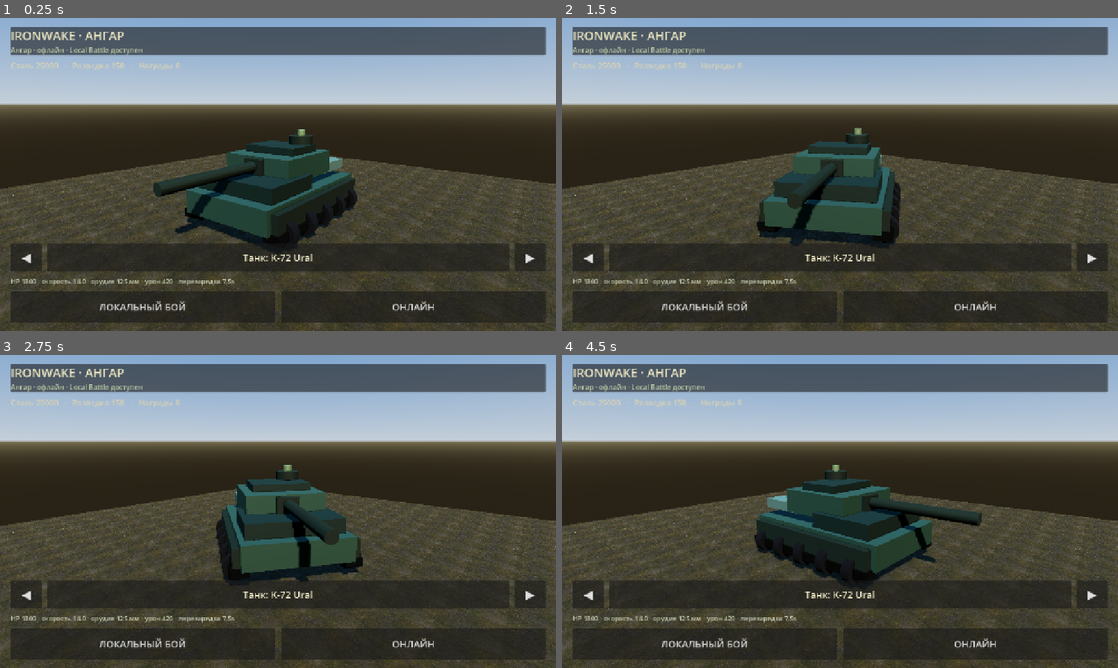
Above: before the commit, frames 1-4 (two rows, left to right).
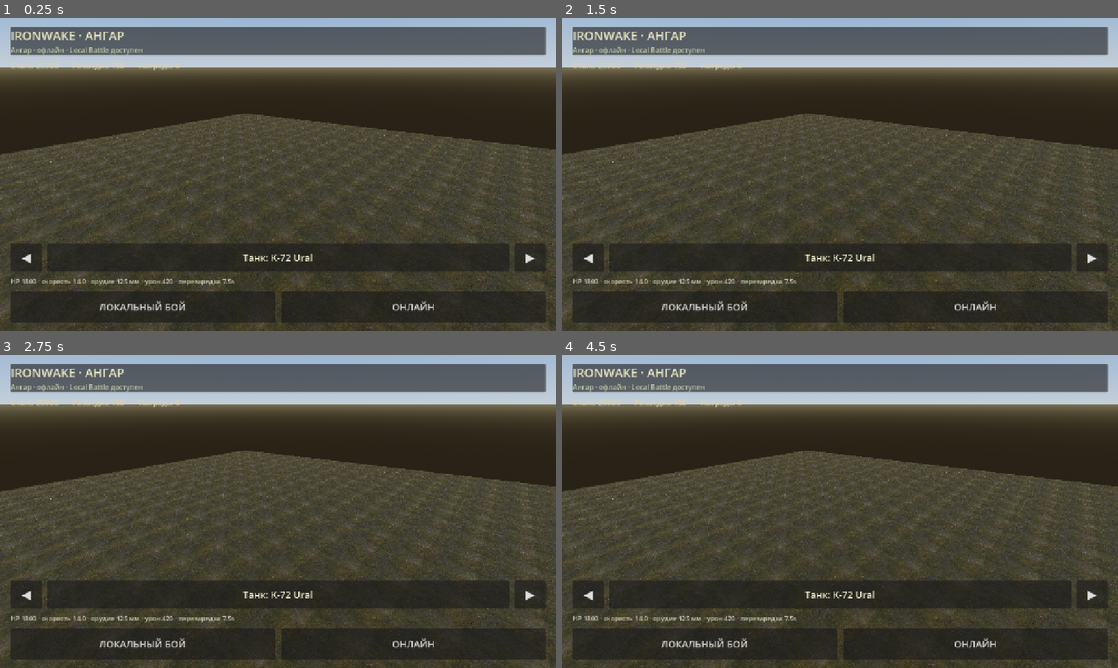
Above: after the commit, the same moments.

Repository: ivanivorontsov-sudo/ironwake-android
Game: Godot game, scene res://scenes/hangar.tscn
Two runs of this game, one before a commit and one after it. Both use one fixed random seed, a clock stepped at 60 frames per second and the inputs below.
Inputs (mouse positions are in pixels of both pictures, inside the frame that each line leads up to):
- Up to frame 1 (0.25 s): no input
- Up to frame 2 (1.5 s): move the mouse to (962, 158) at 0.52 s; hold D (steer_right) 0.53-1.25 s; tap V (camera_toggle) at 0.6 s; click (962, 158) at 0.67 s; drag from (728, 190) to (812, 237) at 1.27 s
- Up to frame 3 (2.75 s): move the mouse to (333, 442) at 2.02 s; hold D (steer_right) from 2.03 s (still down); tap V (camera_toggle) at 2.1 s
- Up to frame 4 (4.5 s): release D (steer_right) at 2.75 s; drag from (812, 574) to (673, 464) at 2.77 s; move the mouse to (1006, 558) at 3.52 s; hold A (steer_left) 3.53-4.25 s; tap V (camera_toggle) at 3.6 s; drag from (673, 464) to (756, 433) at 4.27 s

The runs differ from the first frame. In frame 1, 41% of the frame differs, in the area x 0-100%, y 0-100%; in frame 2, 39%; in frame 3, 39%; in frame 4, 42%.
Error after the commit: Parse Error: Static function "canopy()" not found in base "IWMaterials". (res://scripts/graphics/tank_visual.gd:266)

Commit message:
graphics: significantly upgrade helicopter and aircraft models

Diff:
--- a/godot/Ironwake/scripts/graphics/tank_visual.gd
+++ b/godot/Ironwake/scripts/graphics/tank_visual.gd
@@ -14,6 +14,9 @@
 var _muzzle_flash: MeshInstance3D
 var _flash_timer: float = 0.0
 var _smoke_pulse: float = 0.0
+var _rotor_time: float = 0.0
+var _main_rotor: Node3D
+var _tail_rotor: Node3D
 
 
 func build(def: Dictionary, p_team: String = "blue") -> void:
@@ -43,6 +46,8 @@
 			_build_car()
 		"heli":
 			_build_heli()
+		"plane", "aircraft", "airplane":
+			_build_plane()
 		_:
 			_build_tank()
 
@@ -158,6 +163,11 @@
 		smoke_fx.position.y = 1.7 + 0.2 * sin(_smoke_pulse * 0.7)
 	if fire_fx and fire_fx.visible:
 		fire_fx.scale = Vector3.ONE * (0.9 + 0.25 * sin(Time.get_ticks_msec() * 0.012))
+	if _main_rotor:
+		_rotor_time += delta
+		_main_rotor.rotation.y = _rotor_time * 18.0
+	if _tail_rotor:
+		_tail_rotor.rotation.x = _rotor_time * 24.0
 
 
 func _mat() -> StandardMaterial3D:
@@ -249,10 +259,75 @@
 
 
 func _build_heli() -> void:
-	var m := _mat()
-	_add_box(hull, Vector3(1.65, 1.05, 4.6), Vector3(0, 2.55, 0), m)
-	_add_box(hull, Vector3(0.42, 0.42, 3.1), Vector3(0, 2.35, -3.25), _mat_dark())
-	_add_cyl(hull, 0.08, 5.6, Vector3(0, 3.25, 0), IWMaterials.olive_light())
-	_add_box(turret, Vector3(0.85, 0.42, 0.85), Vector3(0, 2.05, 1.25), m)
-	_add_cyl(gun, 0.06, 1.5, Vector3(0, 2.05, 2.1), IWMaterials.olive_dark(), deg_to_rad(90))
-	muzzle.position = Vector3(0, 2.05, 2.9)
+	# Detailed attack-helicopter silhouette: rounded cabin, engine housings,
+	# swept tail boom, twin skids, main/tail rotors and weapon pylons.
+	var m := _mat()
+	var md := _mat_dark()
+	var glass := IWMaterials.canopy()
+	var mi := MeshInstance3D.new()
+	var body_mesh := SphereMesh.new()
+	body_mesh.radius = 1.0
+	body_mesh.height = 2.4
+	body_mesh.radial_segments = 20
+	body_mesh.rings = 10
+	mi.mesh = body_mesh
+	mi.scale = Vector3(0.92, 0.72, 2.05)
+	mi.position = Vector3(0, 2.55, 0.25)
+	mi.material_override = m
+	hull.add_child(mi)
+	_add_box(hull, Vector3(0.92, 0.55, 1.65), Vector3(0, 2.52, 1.52), glass)
+	_add_box(hull, Vector3(1.9, 0.34, 0.62), Vector3(0, 2.0, 0.15), md)
+	_add_box(hull, Vector3(0.38, 0.38, 3.4), Vector3(0, 2.45, -3.0), m, 0.0)
+	_add_box(hull, Vector3(0.22, 0.30, 2.8), Vector3(0, 2.9, -3.15), md)
+	# Engines / intakes
+	for x in [-0.62, 0.62]:
+		_add_box(hull, Vector3(0.42, 0.34, 0.82), Vector3(x, 3.18, -0.35), md)
+		_add_cyl(hull, 0.14, 0.24, Vector3(x, 3.20, -0.82), IWMaterials.rubber(), deg_to_rad(90))
+	# Landing skids and struts
+	for x in [-0.78, 0.78]:
+		_add_cyl(hull, 0.055, 3.65, Vector3(x, 1.55, 0.15), md, deg_to_rad(90))
+		_add_cyl(hull, 0.045, 1.2, Vector3(x * 0.72, 1.72, 0.65), md, deg_to_rad(90))
+		_add_cyl(hull, 0.045, 1.2, Vector3(x * 0.72, 1.72, -0.85), md, deg_to_rad(90))
+	# Rotor mast and animated rotor hub.
+	_add_cyl(hull, 0.075, 1.15, Vector3(0, 3.55, 0.0), md)
+	_main_rotor = Node3D.new()
+	_main_rotor.name = "MainRotor"
+	_main_rotor.position = Vector3(0, 4.08, 0.0)
+	hull.add_child(_main_rotor)
+	_add_box(_main_rotor, Vector3(0.18, 0.055, 6.4), Vector3.ZERO, md)
+	_add_box(_main_rotor, Vector3(6.4, 0.055, 0.18), Vector3.ZERO, md)
+	_add_cyl(_main_rotor, 0.16, 0.16, Vector3.ZERO, IWMaterials.olive_light())
+	# Tail rotor.
+	_tail_rotor = Node3D.new()
+	_tail_rotor.name = "TailRotor"
+	_tail_rotor.position = Vector3(0, 2.72, -4.35)
+	hull.add_child(_tail_rotor)
+	_add_box(_tail_rotor, Vector3(1.45, 0.05, 0.10), Vector3.ZERO, md)
+	_add_box(_tail_rotor, Vector3(0.10, 0.05, 1.45), Vector3.ZERO, md)
+	# Forward gun and underwing rocket pods.
+	_add_box(turret, Vector3(0.58, 0.42, 0.72), Vector3(0, 2.10, 1.55), md)
+	_add_cyl(gun, 0.075, 1.65, Vector3(0, 2.05, 2.28), IWMaterials.olive_dark(), deg_to_rad(90))
+	for x in [-1.05, 1.05]:
+		_add_box(turret, Vector3(0.28, 0.18, 1.55), Vector3(x, 1.98, 0.55), md)
+		for z in [0.05, 0.45, 0.85]:
+			_add_cyl(turret, 0.075, 0.28, Vector3(x, 1.88, z + 0.05), IWMaterials.rubber(), deg_to_rad(90))
+	muzzle.position = Vector3(0, 2.05, 3.12)
+
+
+func _build_plane() -> void:
+	# Compact fighter/attack-aircraft silhouette for server catalog entries
+	# whose class is plane/aircraft; never fall back to a tank mesh.
+	var m := _mat()
+	var md := _mat_dark()
+	var glass := IWMaterials.canopy()
+	_add_box(hull, Vector3(1.0, 0.72, 4.8), Vector3(0, 3.6, 0), m)
+	_add_box(hull, Vector3(0.72, 0.52, 1.55), Vector3(0, 3.98, 0.65), glass)
+	_add_box(hull, Vector3(6.2, 0.18, 1.15), Vector3(0, 3.45, -0.15), m)
+	_add_box(hull, Vector3(0.32, 0.75, 1.65), Vector3(0, 4.0, -1.7), md)
+	_add_box(hull, Vector3(0.22, 1.15, 1.05), Vector3(0, 4.15, -2.0), md)
+	_add_box(hull, Vector3(0.55, 0.20, 1.65), Vector3(-1.9, 3.35, 0.65), md)
+	_add_box(hull, Vector3(0.55, 0.20, 1.65), Vector3(1.9, 3.35, 0.65), md)
+	for x in [-1.65, 1.65]:
+		_add_cyl(hull, 0.16, 0.9, Vector3(x, 3.05, 0.3), md, deg_to_rad(90))
+	_add_cyl(gun, 0.045, 1.2, Vector3(0, 3.58, 2.7), md, deg_to_rad(90))
+	muzzle.position = Vector3(0, 3.58, 3.35)
